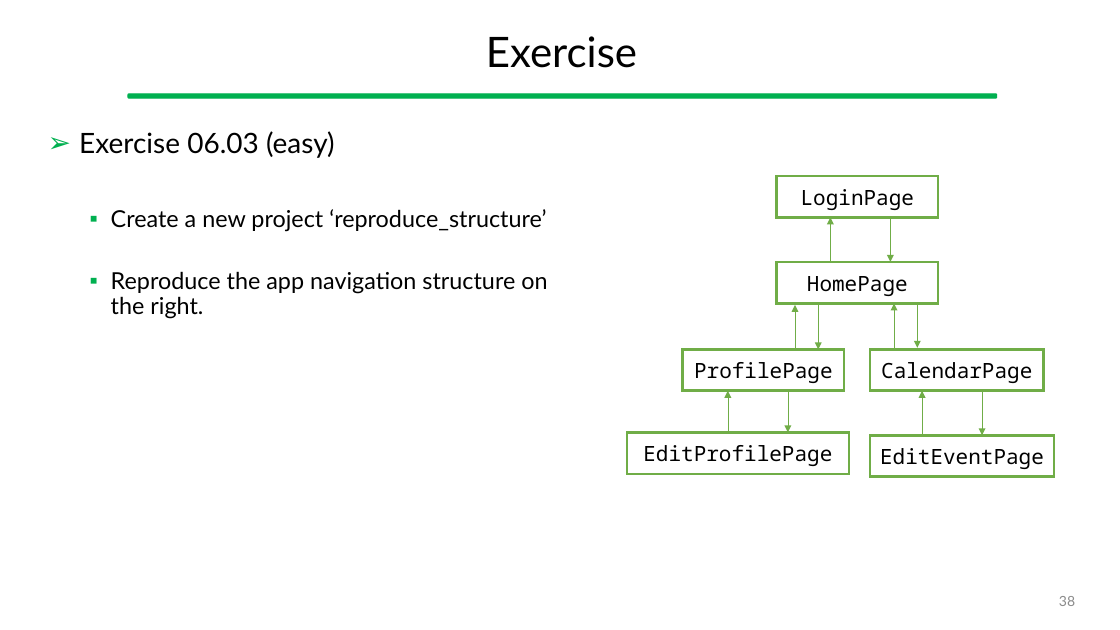
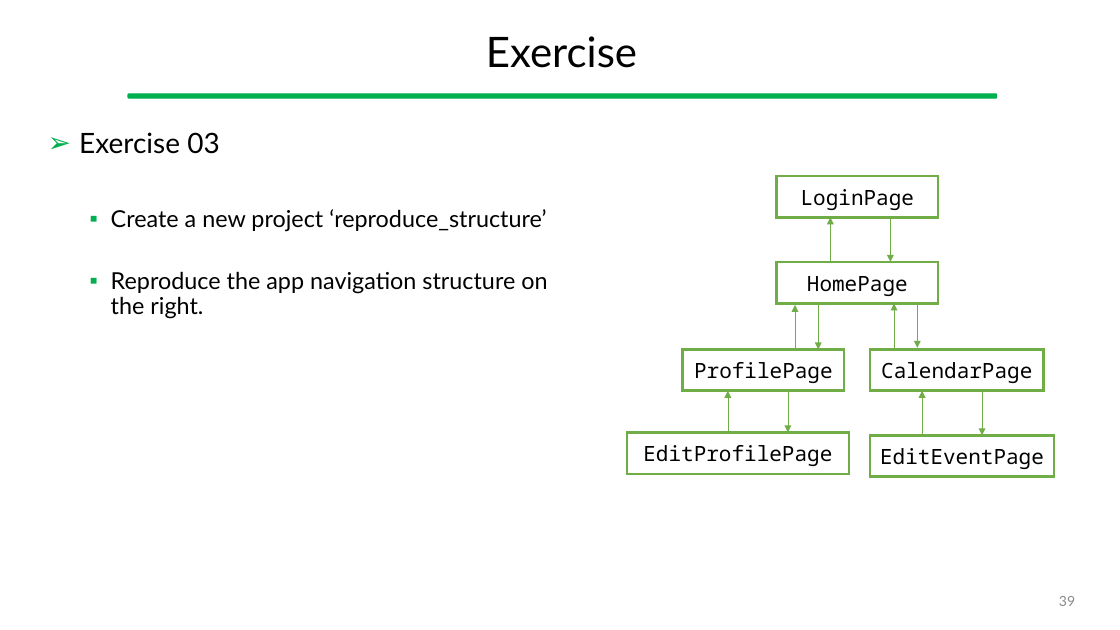
Before and after one commit to gcappon/bwthw, a slide deck: slide 39 of lesson_10-navigation/lesson_10-navigation.pptx (slide 38 before the commit). Drawn at 1120x630 pixels with LibreOffice and Linux fonts; fonts in the diff are those of the drawing. Boxes give left, top, right and bottom in pixels: in the first picture for what was removed or moved away, otherwise in the second. Text is boxed around its words. In the diff, an @@ line names an element or a change of style, - is before the commit and + after.

```diff
--- a/lesson_10-navigation/lesson_10-navigation.pptx
+++ b/lesson_10-navigation/lesson_10-navigation.pptx
@@ text at [79, 132, 219, 154]: text changed @@
-➢ Exercise 06.03 (easy)
+➢ Exercise 03
@@ page number at [1059, 596, 1075, 606]: text changed @@
-38
+39
```
Also in this commit, not shown: 11 other slides changed, 1 slide added, 29 other files.
